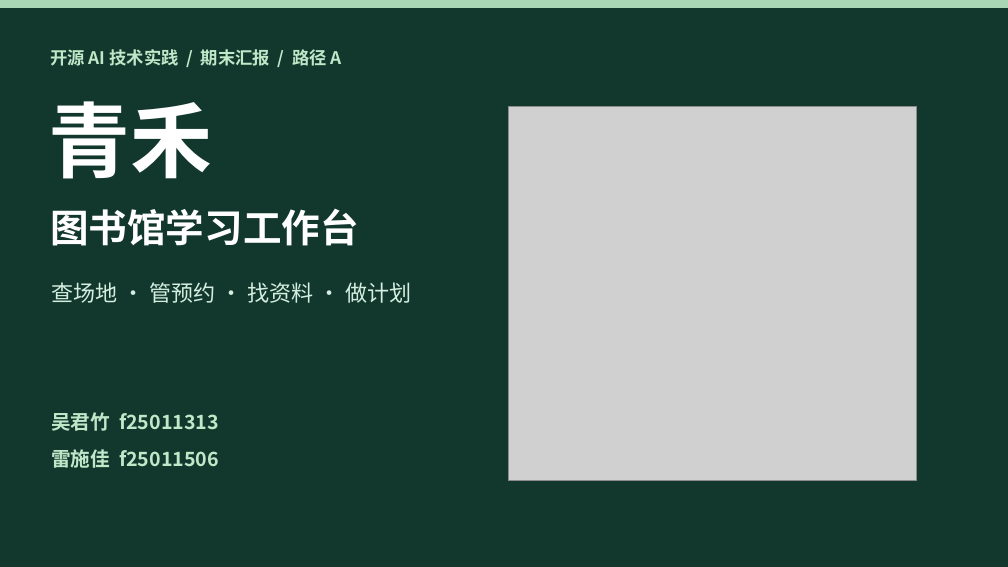
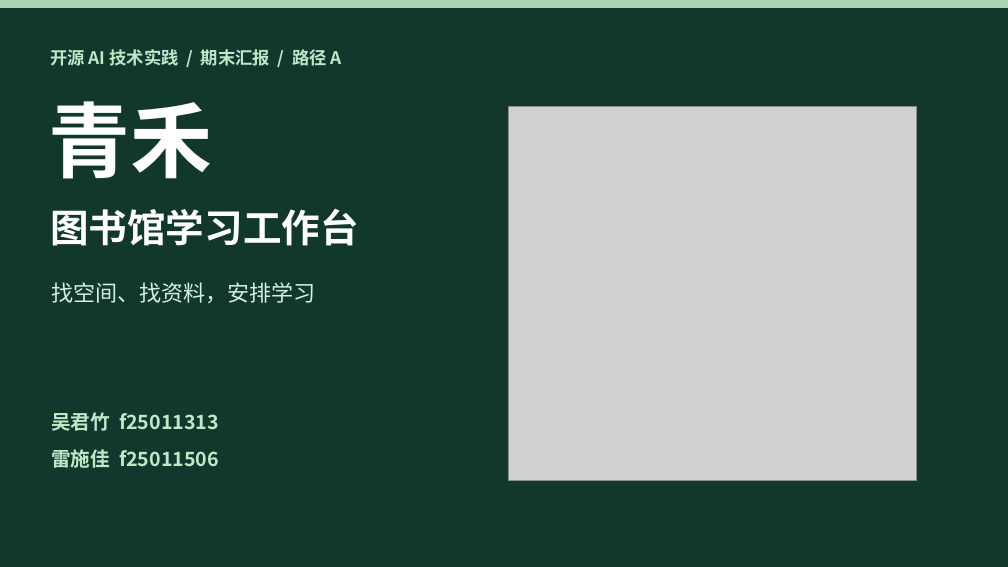
Before and after one commit to wujunzhu0802/qinghe-library-agent, a slide deck: slide 1 of 青禾期末汇报.pptx. Drawn at 1008x567 pixels with LibreOffice and Linux fonts; fonts in the diff are those of the drawing; grey boxes stand for pictures. Boxes give left, top, right and bottom in pixels: in the first picture for what was removed or moved away, otherwise in the second. Text is boxed around its words. In the diff, an @@ line names an element or a change of style, - is before the commit and + after.

Commit message:
Polish presentation wording and visualize feature flow

```diff
--- a/青禾期末汇报.pptx
+++ b/青禾期末汇报.pptx
@@ text at box(51, 282, 316, 303): text changed @@
-查场地 · 管预约 · 找资料 · 做计划
+找空间、找资料，安排学习
```
Also in this commit, not shown: 4 other slides changed.
